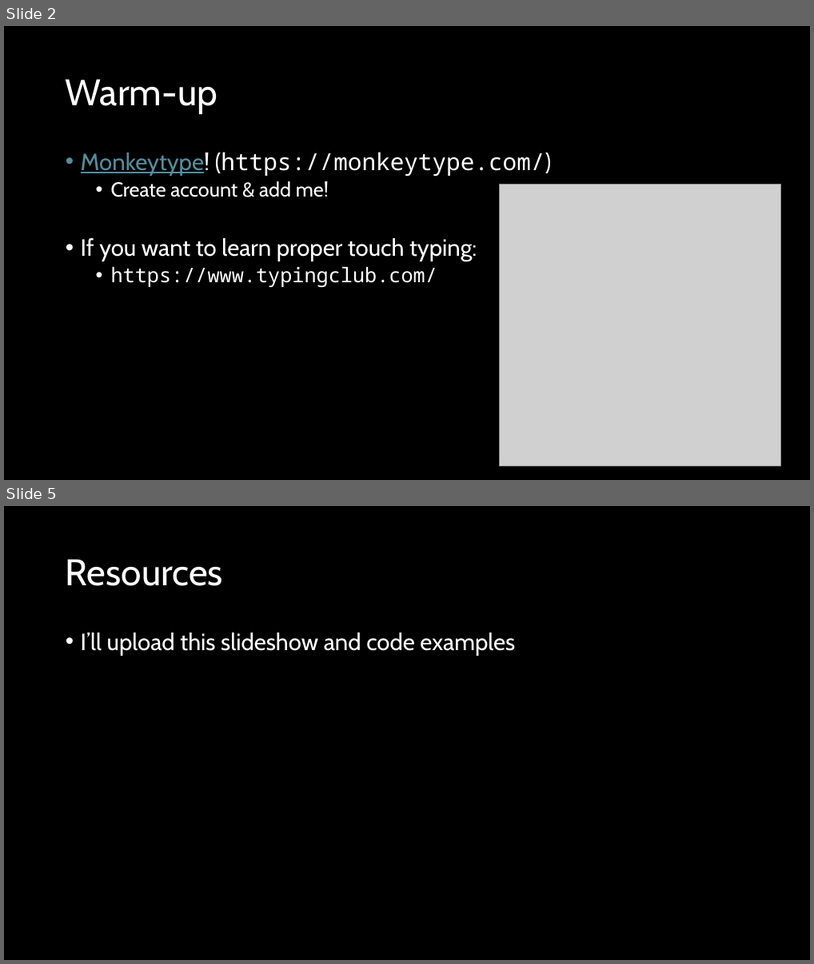
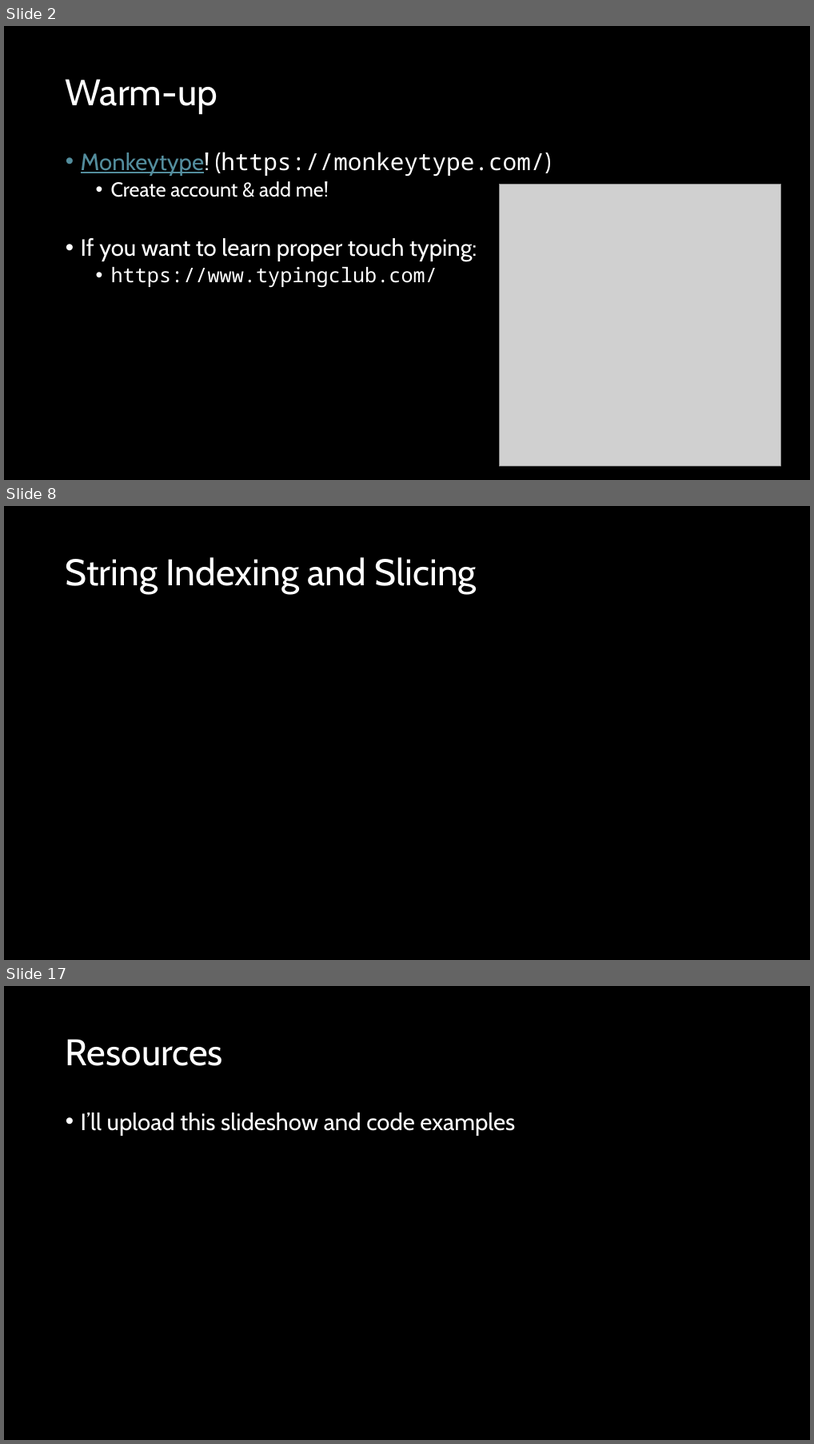
Before and after one commit to d-guh/computer-courses, a slide deck: intro-to-python/03/lesson-03.pptx. Shown one above the other, each under a label of ours: slides 2 and 5 before the commit, slides 2, 8 and 17 after it; the slides between them are not shown. The pictures are 814x964 and 814x1444 pixels, drawn with LibreOffice and Linux fonts; fonts in the diff are those of the drawing; grey boxes stand for pictures; background and template pictures are left out. Boxes give left, top, right and bottom in pixels: in the first picture for what was removed or moved away, otherwise in the second. Text is boxed around its words. In the diff, an @@ line names an element or a change of style, - is before the commit and + after.

```diff
--- a/intro-to-python/03/lesson-03.pptx
+++ b/intro-to-python/03/lesson-03.pptx
@@ slide 8 added at (4, 506, 810, 960), background #000000 @@
@@ title added at (66, 557, 477, 594), 44 pt, text #FFFFFF @@
+String Indexing and Slicing
@@ what was slide 5 is now slide 17 @@
```
Also in this commit, not shown: 2 slides changed, 11 other slides added, 1 other file.
